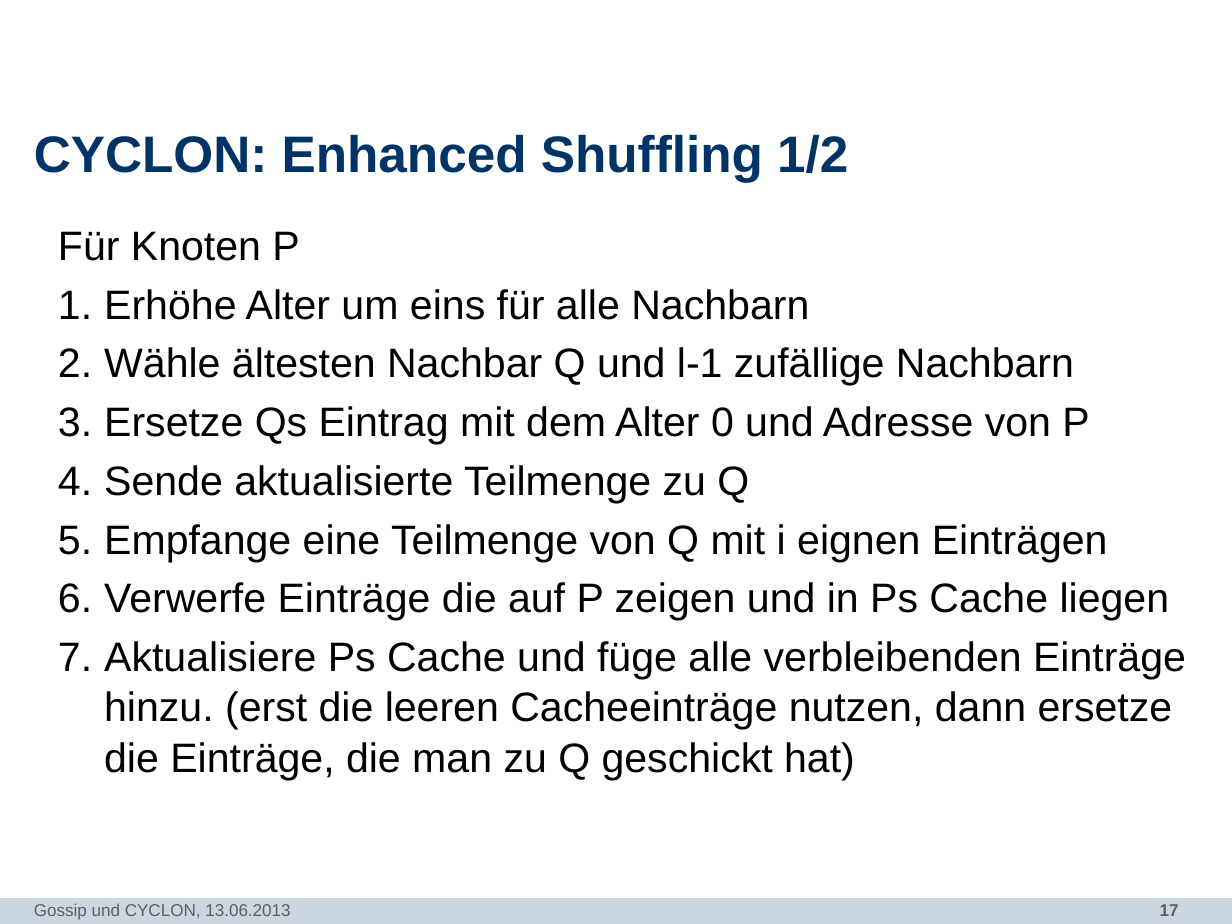
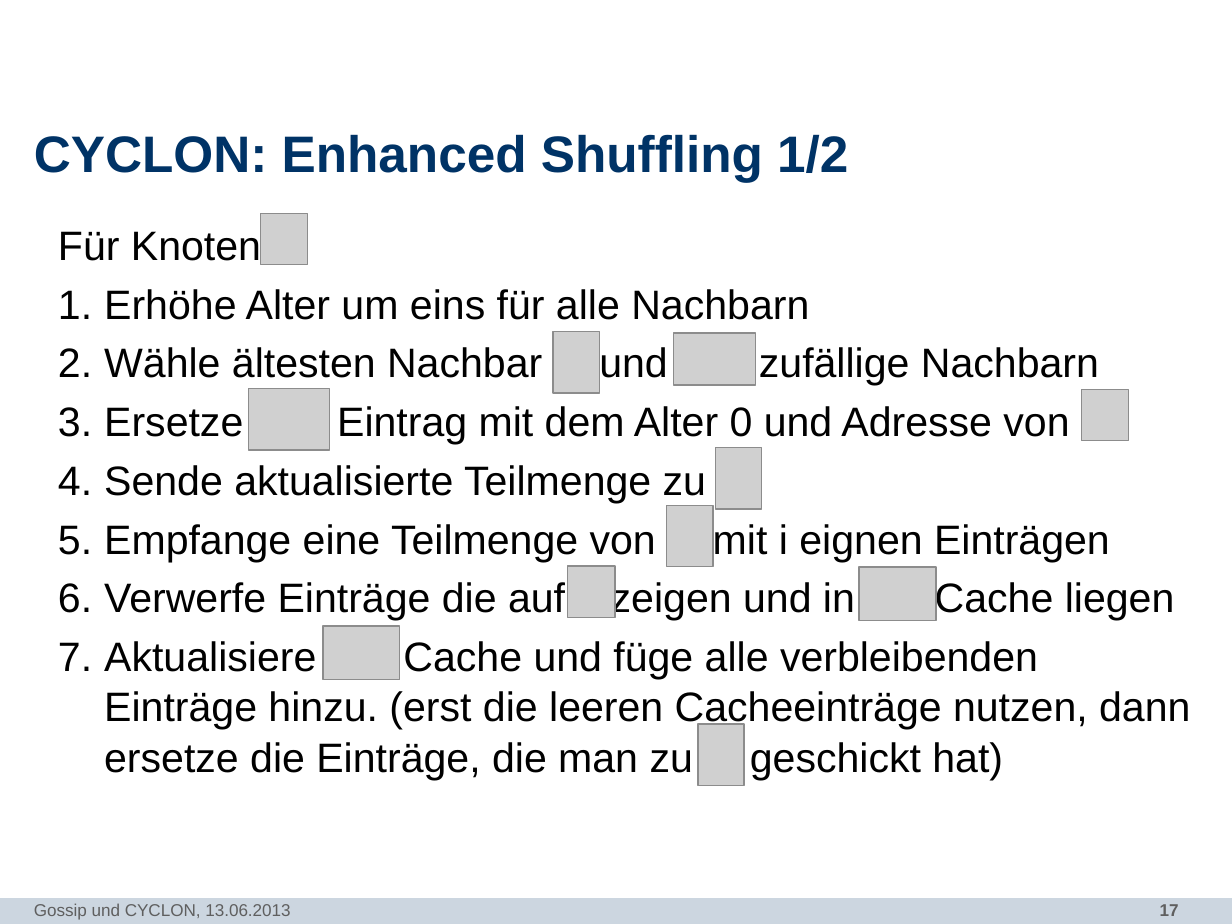
Before and after one commit to N8Fear/DistributedSystems, a slide deck: slide 17 of Vortrag/[MASTER] Präsentation.pptx. Drawn at 1232x924 pixels with LibreOffice and Linux fonts; fonts in the diff are those of the drawing; grey boxes stand for pictures; background and template pictures are left out. Boxes give left, top, right and bottom in pixels: in the first picture for what was removed or moved away, otherwise in the second. Text is boxed around its words. In the diff, an @@ line names an element or a change of style, - is before the commit and + after.

```diff
--- a/Vortrag/[MASTER] Präsentation.pptx
+++ b/Vortrag/[MASTER] Präsentation.pptx
@@ text at <box>58,227,261,265</box>: text changed @@
-  Für Knoten P
+  Für Knoten
@@ picture added at <box>261,213,308,264</box> @@
@@ text at <box>104,345,1190,780</box>: text changed @@
-  2. Wähle ältesten Nachbar Q und l-1 zufällige Nachbarn
-  3. Ersetze Qs Eintrag mit dem Alter 0 und Adresse von P
-  4. Sende aktualisierte Teilmenge zu Q
-  5. Empfange eine Teilmenge von Q mit i eignen Einträgen
-  6. Verwerfe Einträge die auf P zeigen und in Ps Cache liegen
-  7. Aktualisiere Ps Cache und füge alle verbleibenden Einträge hinzu. (erst die leeren Cacheeinträge nutzen, dann ersetze die Einträge, die man zu Q geschickt hat)
+  2. Wähle ältesten Nachbar und zufällige Nachbarn
+  3. Ersetze Eintrag mit dem Alter 0 und Adresse von
+  4. Sende aktualisierte Teilmenge zu
+  5. Empfange eine Teilmenge von mit i eignen Einträgen
+  6. Verwerfe Einträge die auf zeigen und in Cache liegen
+  7. Aktualisiere Cache und füge alle verbleibenden Einträge hinzu. (erst die leeren Cacheeinträge nutzen, dann ersetze die Einträge, die man zu geschickt hat)
@@ picture added at <box>553,331,600,393</box> @@
@@ picture added at <box>674,333,756,384</box> @@
@@ picture added at <box>249,388,330,450</box> @@
@@ picture added at <box>1082,389,1129,440</box> @@
@@ picture added at <box>716,447,763,509</box> @@
@@ picture added at <box>667,505,713,567</box> @@
@@ picture added at <box>568,567,615,617</box> @@
@@ picture added at <box>859,567,935,621</box> @@
@@ picture added at <box>323,626,399,680</box> @@
@@ picture added at <box>697,724,744,786</box> @@
```
Also in this commit, not shown: 5 other slides changed, 1 other file.
